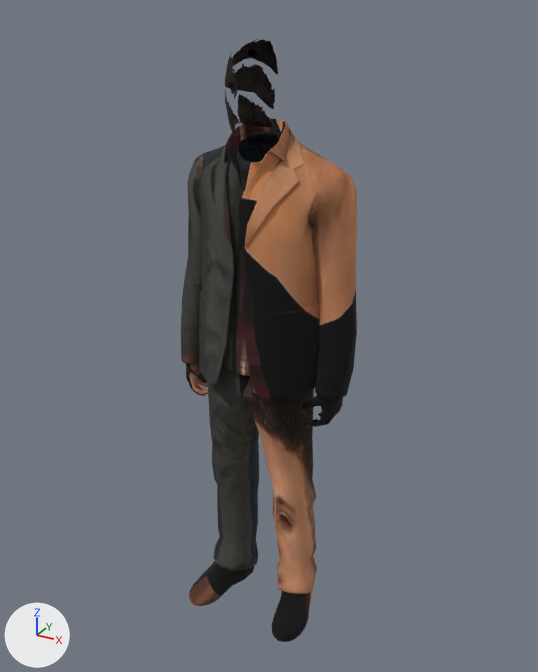
The glTF model public/models/people/m07.glb as it was, and as the next commit left it.
Camera for both pictures: a camera (50 mm lens) standing at (1.009, -1.765, 0.87) and looking at (0.017, 0.038, -0.031). Arrows for +X, +Y and +Z are at lower left; the lights stay in place. The first picture is the older version. Objects named as collision shapes, trigger or cutter boxes, shadow casters or lower levels of detail are left out. Vertices at exactly the same position are counted once.

Objects in the first picture: 'lod0'.
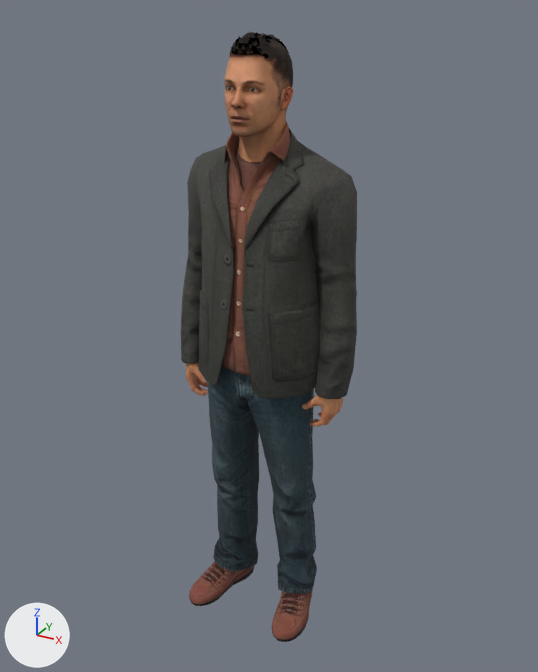
Patch to the scene script:
```diff
--- a/public/models/people/m07.glb.py
+++ b/public/models/people/m07.glb.py
@@ me_lod0 @@
 # used by ob_lod0; location = (0.0, 0.0, 0.0)
-me_lod0.from_pydata(...)  # 2346 vertices, 4645 faces; spans x -0.29..0.29, y -0.17..0.17, z -1.0..0.82
+me_lod0.from_pydata(...)  # 3764 vertices, 7470 faces; spans x -0.29..0.29, y -0.17..0.17, z -1.0..0.82
+# me_lod0 part 1: 133 vertices moved within x -0.26..0.26, y -0.11..0.05, z -0.26..0.76; 1370 vertices added at x -0.28..0.29, y -0.12..0.16, z -0.27..0.81
+# me_lod0 part 2: 48 vertices added at x -0.21..0.21, y -0.14..0.1, z -1.0..-0.92
+# me_lod0 part 3: 2358 kept faces spanning x -0.29..0.29, y -0.17..0.17, z -1.0..0.82 get new texture (UV) coordinates
 me_lod0.materials.append(mat_body)
```

Boxes [x1, y1, x2, y2] around the edits, measured in the pictures (538 x 672 px):
'lod0', reshaped: before [181, 39, 357, 642]; after [181, 32, 357, 642]
part 1 of me_lod0, built on: before [191, 57, 343, 427]; after [181, 33, 357, 427]
part 2 of me_lod0, added (brown): after [190, 565, 308, 635]
part 3 of me_lod0, surface changed: before [181, 44, 357, 642]; after [181, 32, 357, 642]
